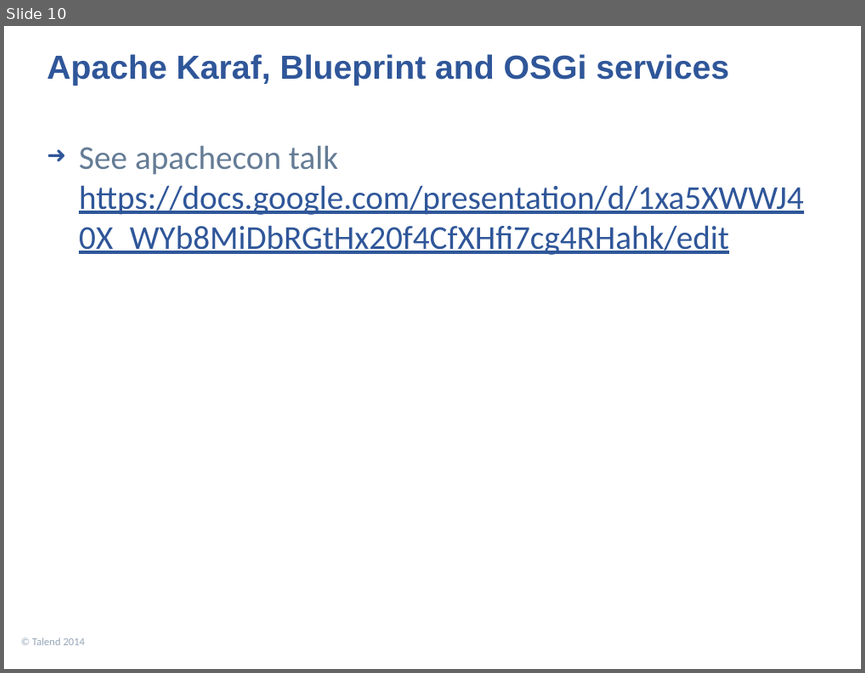
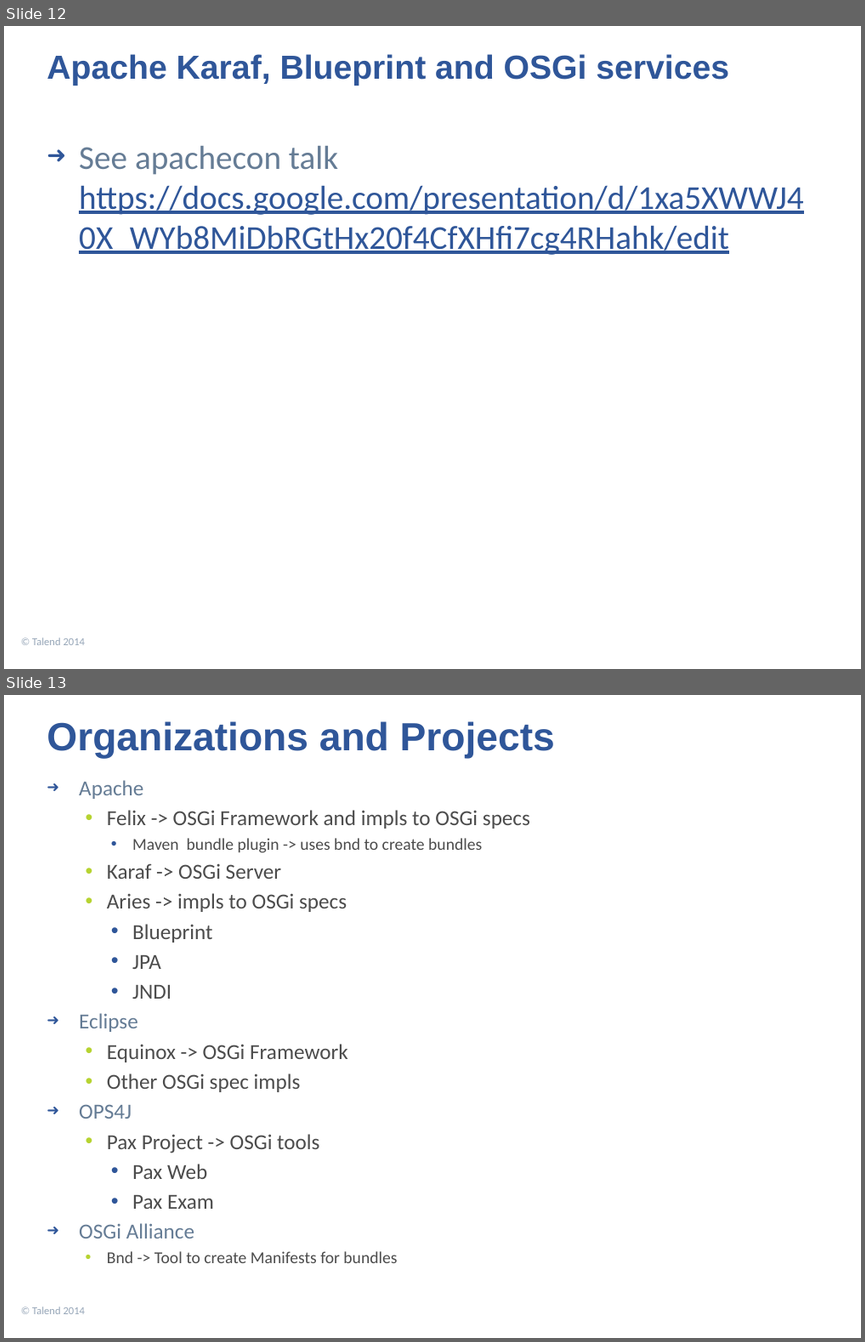
Before and after one commit to cschneider/training_osgi, a slide deck: Training OSGi.pptx. Shown one above the other, each under a label of ours: slide 10 before the commit, slides 12 and 13 after it. The pictures are 865x673 and 865x1342 pixels, drawn with LibreOffice and Linux fonts; fonts in the diff are those of the drawing; background and template pictures are left out. Boxes give left, top, right and bottom in pixels: in the first picture for what was removed or moved away, otherwise in the second. Text is boxed around its words. In the diff, an @@ line names an element or a change of style, - is before the commit and + after.

```diff
--- a/Training OSGi.pptx
+++ b/Training OSGi.pptx
@@ slide 13 added at [4,695,861,1338], background picture (left out); not listed: 1 template element that a slide beside it also shows @@
@@ title added at [46,721,555,758], 33 pt, text #2F5699, bold @@
+Organizations and Projects
@@ text added at [79,780,530,1263], 18 pt, text #4C4C4C @@
+➜ Apache
+  • Felix -> OSGi Framework and impls to OSGi specs
+    • Maven bundle plugin -> uses bnd to create bundles
+  • Karaf -> OSGi Server
+  • Aries -> impls to OSGi specs
+    • Blueprint
+    • JPA
+    • JNDI
+➜ Eclipse
+  • Equinox -> OSGi Framework
+  • Other OSGi spec impls
+➜ OPS4J
+  • Pax Project -> OSGi tools
+    • Pax Web
+    • Pax Exam
+➜ OSGi Alliance
+  • Bnd -> Tool to create Manifests for bundles
@@ what was slide 10 is now slide 12 @@
```
Also in this commit, not shown: 2 other slides added.
